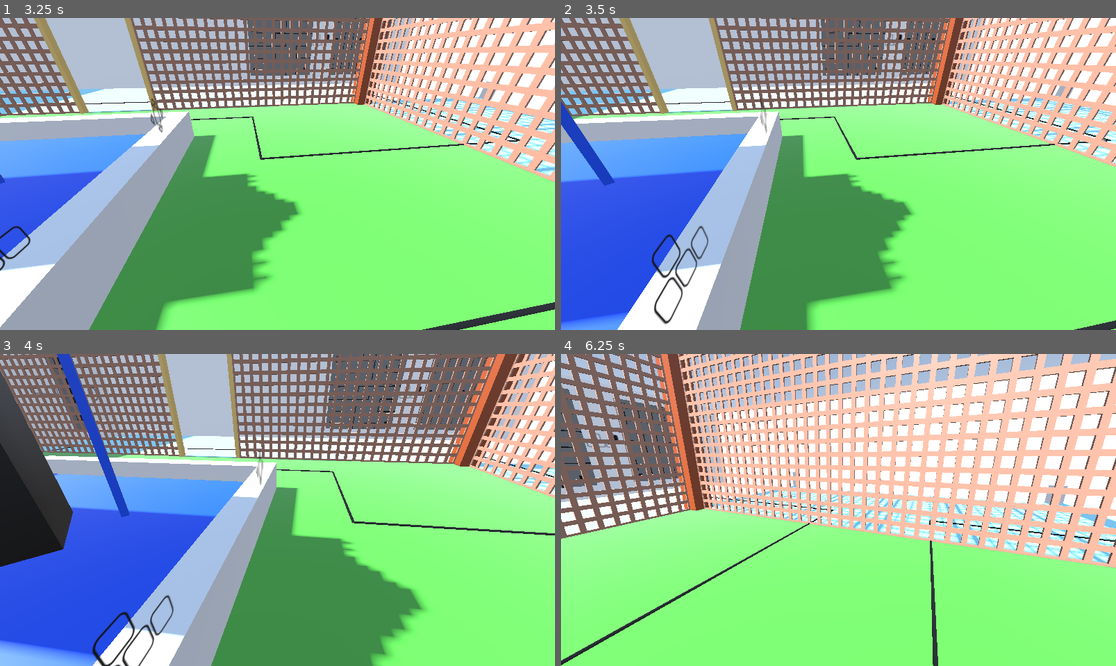
Above: before the commit, frames 1-4 (two rows, left to right).
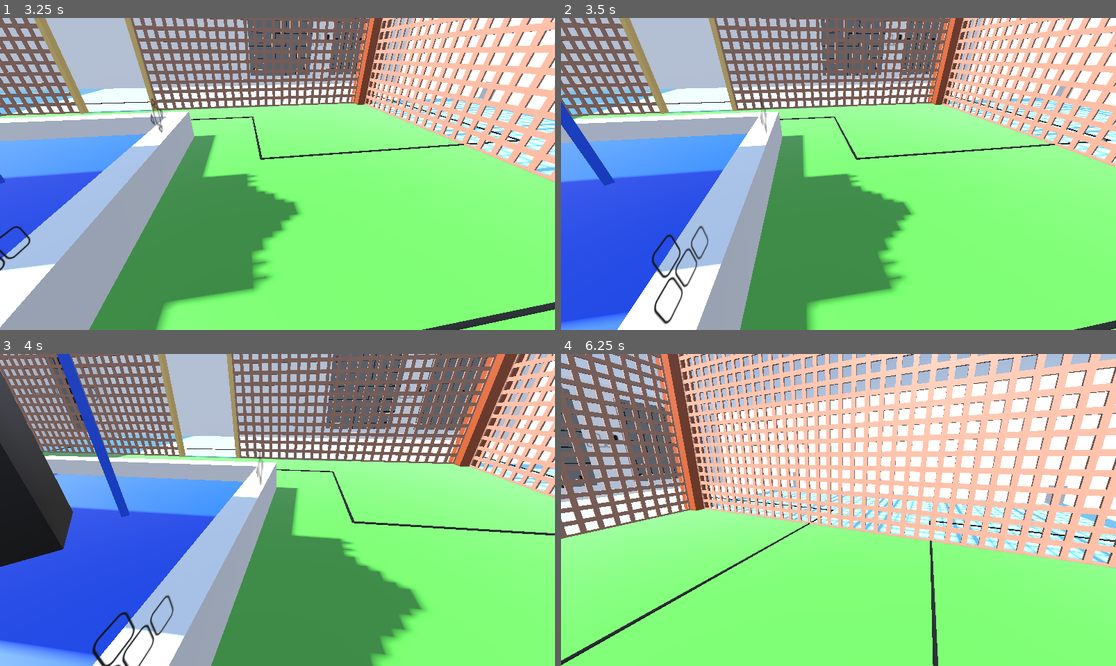
Above: after the commit, the same moments.

Repository: MarkRoss470/grid-puzzle-game
Game: Godot game, scene res://Main.tscn
Two runs of this game, one before a commit and one after it. Both use one fixed random seed, a clock stepped at 60 frames per second and the inputs below.
Inputs (mouse positions are in pixels of both pictures, inside the frame that each line leads up to):
- Up to frame 1 (3.25 s): tap Enter at 0.5 s; move the mouse to (271, 180) at 0.52 s; hold W (move_forward) 0.53-2.03 s; tap Space (free_mouse) at 0.6, 2.1 s; click (271, 180) at 0.67 s; tap R (reset) at 1.25, 2 s; move the mouse to (444, 220) at 1.27 s; tap Ctrl (run) at 1.35, 2.85 s; click (444, 220) at 1.42 s; move the mouse to (111, 127) at 2.02 s; hold A (move_left) from 2.03 s (still down); click (111, 127) at 2.17 s; move the mouse to (283, 174) at 2.77 s; click (283, 174) at 2.92 s
- Up to frame 2 (3.5 s): keep holding A (move_left)
- Up to frame 3 (4 s): move the mouse to (255, 503) at 3.52 s; release A (move_left) at 3.53 s; hold W (move_forward) from 3.53 s (still down); tap Space (free_mouse) at 3.6 s; click (255, 503) at 3.67 s
- Up to frame 4 (6.25 s): move the mouse to (960, 494) at 4.27 s; release W (move_forward) at 4.28 s; hold D (move_right) 4.28-5.03 s; tap Ctrl (run) at 4.35, 5.85 s; click (960, 494) at 4.42 s; move the mouse to (727, 525) at 5.02 s; hold W (move_forward) 5.03-5.78 s; tap Space (free_mouse) at 5.1 s; click (727, 525) at 5.17 s; move the mouse to (849, 503) at 5.77 s; hold D (move_right) from 5.78 s (still down); click (849, 503) at 5.92 s

Frame 1 is identical in both runs. In frame 2, less than 0.1% of the frame differs, in the area x 0-100%, y 0-98%; in frame 3, less than 0.1%; in frame 4, 0.2%.

Commit message:
Implemented SingleSolutionPuzzles These are puzzles which have only one correct solution, which the player must find in the environment around the puzzle.

Diff:
--- a/Main.tscn
+++ b/Main.tscn
@@ -16,6 +16,7 @@
 [ext_resource type="Texture2D" uid="uid://df74abvsml4lp" path="res://textures/Object Textures/Control Tutorials/right click.png" id="9_m1euw"]
 [ext_resource type="Texture2D" uid="uid://dmjcrxvgl0y0q" path="res://textures/Object Textures/Control Tutorials/reset.png" id="10_18o3s"]
 [ext_resource type="Script" path="res://scripts/PuzzleResponses/PuzzleResponseObjectMotion.gd" id="13_2mdim"]
+[ext_resource type="Script" path="res://scripts/Puzzles/SingleSolutionPuzzle.gd" id="17_6486b"]
 
 [sub_resource type="CapsuleShape3D" id="4"]
 height = 1.5
@@ -303,7 +304,7 @@
 shape = SubResource("36")
 
 [node name="Fountain" type="CollisionShape3D" parent="Courtyard/Collision"]
-transform = Transform3D(1, 0, 0, 0, 1, 0, 0, 0, 1, 0, 0, -2.5)
+transform = Transform3D(1, 0, 0, 0, 1, 0, 0, 0, 1, 0, -0.5, -2.5)
 shape = SubResource("47")
 
 [node name="Pedestal" type="CollisionShape3D" parent="Courtyard/Collision"]
@@ -800,6 +801,20 @@
 mesh = SubResource("PlaneMesh_a654v")
 material = SubResource("StandardMaterial3D_2k6b0")
 
+[node name="Node3D" type="Node3D" parent="Courtyard"]
+transform = Transform3D(0.0707107, 0, 0.0707107, 0, 0.1, 0, -0.0707107, 0, 0.0707107, 0.354, 3, -2.854)
+
+[node name="SingleSolutionPuzzle" type="Node3D" parent="Courtyard/Node3D" node_paths=PackedStringArray("instance")]
+transform = Transform3D(0.003328, -0.000161548, 0.999995, -0.00209669, 0.999998, 0.000168526, -0.999992, -0.00209724, 0.0033277, 0.01, -2.5, 3.5)
+script = ExtResource("17_6486b")
+solution = [[0, 0, 0, 0, 0, 0, 0, 0], [1, 0, 0, 0, 0, 0, 0, 0], [3, 1, 0, 0, 0, 0, 1, 0], [1, 3, 0, 0, 2, 2, 3, 0], [2, 0, 0, 0, 1, 0, 0, 0], [0, 2, 0, 0, 3, 0, 1, 0], [2, 0, 0, 0, 0, 0, 3, 0], [0, 0, 0, 0, 0, 0, 0, 0]]
+puzzle = [8.0, 8.0, [[[1, 0, 0], [1, 0, 0], [1, 0, 0], [1, 0, 0], [1, 0, 0], [1, 0, 0], [1, 0, 0], [1, 0, 0]], [[3, 1, 1], [4, 1, 0], [4, 1, 0], [4, 1, 0], [4, 1, 0], [4, 1, 0], [3, 1, 0], [1, 0, 0]], [[3, 1, 2], [3, 1, 3], [4, 1, 3], [4, 1, 3], [3, 1, 1], [1, 0, 0], [4, 1, 3], [1, 0, 0]], [[3, 1, 0], [3, 1, 1], [0, 0, 0], [0, 0, 0], [3, 1, 2], [4, 1, 0], [3, 1, 0], [1, 0, 0]], [[3, 1, 3], [3, 1, 2], [0, 0, 0], [0, 0, 0], [3, 1, 1], [4, 1, 0], [3, 1, 3], [1, 0, 0]], [[3, 1, 1], [3, 1, 0], [4, 1, 3], [4, 1, 3], [3, 1, 2], [1, 0, 0], [4, 1, 1], [1, 0, 0]], [[3, 1, 2], [4, 1, 2], [4, 1, 2], [4, 1, 2], [4, 1, 2], [4, 1, 2], [3, 1, 3], [1, 0, 0]], [[1, 0, 0], [1, 0, 0], [1, 0, 0], [1, 0, 0], [1, 0, 0], [1, 0, 0], [1, 0, 0], [1, 0, 0]]]]
+instance = NodePath("../../../Tile")
+colour_base = Color(0, 0, 0, 1)
+colour_hover = Color(0.0470588, 0.0470588, 0.0470588, 1)
+colour_solved_base = Color(0.0196078, 0, 0.337255, 1)
+colour_solved_hover = Color(0, 0, 0.768627, 1)
+
 [node name="WorldEnvironment" type="WorldEnvironment" parent="."]
 environment = SubResource("Environment_j8joh")
 
--- a/scripts/Puzzles/Puzzle.gd
+++ b/scripts/Puzzles/Puzzle.gd
@@ -227,7 +227,6 @@
 # Set all the cells to their base colour
 # Stops a puzzle from looking solved when it's not
 func reset_tile_colours():
-
 	# Reset the cells to the base colour
 	for column in tiles:
 		for tile in column:
@@ -322,7 +321,6 @@
 	if len(wipes) > 0:
 		reset_tile_colours()
 
-
 # Callbacks for if this object is used as a PuzzleResponse
 func on_puzzle_solve(_i: int):
 	load_puzzle()
--- a/scripts/Puzzles/SingleSolutionPuzzle.gd
+++ b/scripts/Puzzles/SingleSolutionPuzzle.gd
@@ -1,11 +1,35 @@
 extends Puzzle
 
+class_name SingleSolutionPuzzle
 
-# Called when the node enters the scene tree for the first time.
-func _ready():
-	pass # Replace with function body.
+@export var solution: Array
+
+func rotate_cell(cell_x: int, cell_y: int, direction: int):
+	super.rotate_cell(cell_x, cell_y, direction)
+
+	var is_correct := true
+
+	var cells: Array = puzzle[PuzzleClasses.CELLS]
+
+	for x in puzzle[PuzzleClasses.WIDTH]:
+		for y in puzzle[PuzzleClasses.HEIGHT]:
+			match cells[x][y][PuzzleClasses.ICON]:
+				PuzzleClasses.NO_CELL, PuzzleClasses.EMPTY, PuzzleClasses.POINTER_QUADRUPLE:
+					continue
+				PuzzleClasses.POINTER_SINGLE, PuzzleClasses.POINTER_DOUBLE_ANGLE, PuzzleClasses.POINTER_TRIPLE:
+					if solution[x][y] != current_state[x][y]:
+						is_correct = false
+						break
+				PuzzleClasses.POINTER_DOUBLE_STRAIGHT:
+					if solution[x][y] % 2 != current_state[x][y] % 2:
+						is_correct = false
+						break
 
 
-# Called every frame. 'delta' is the elapsed time since the previous frame.
-func _process(delta):
-	pass
+		if not is_correct:
+			break
+
+	if is_correct:
+		solve_puzzle()
+	else:
+		unsolve_puzzle()
Not shown: 1 places in Main.tscn that only renumber resources
